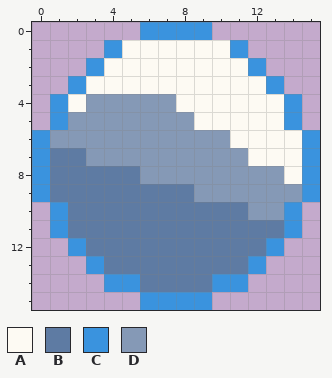
Two versions of one pixel-art file, src/themes/winter/assets/goal.aseprite. The picture above is the old version.
16x16 pixels, 1 frame.
Palette (. is transparent): A #fdfaf3  B #5e7ba3  C #3a93de  D #8599b6
After:
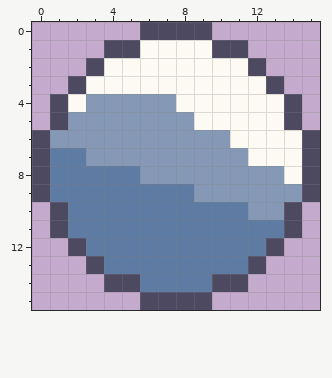
The exact change:
colour C: #3a93de -> #4c4961
y 1: x 5 A -> C; x 10 A -> C
Pixel boxes of the changes (left, top, right, bottom) in both pictures:
changed: (32, 22, 320, 310)
